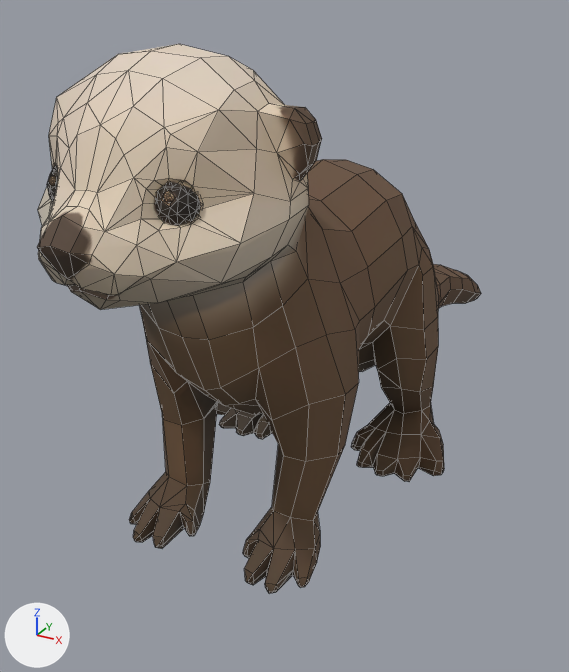
An edit to the FBX model Assets/ArtResource/Otter/SeaOtter/sea_otter.fbx, drawn before and after from the same camera.
Rendered twice from a 50 mm camera at (0.253, -0.494, 0.354) aimed at (-0.039, 0.036, 0.089). Lighting does not change. The marker at lower left points along +X, +Y and +Z. The older version comes first. Mesh edges are drawn as thin lines. Where no turn or scale is listed for an object, it has been applied to the vertices.

In view in the first picture: 'SeaOtter'.
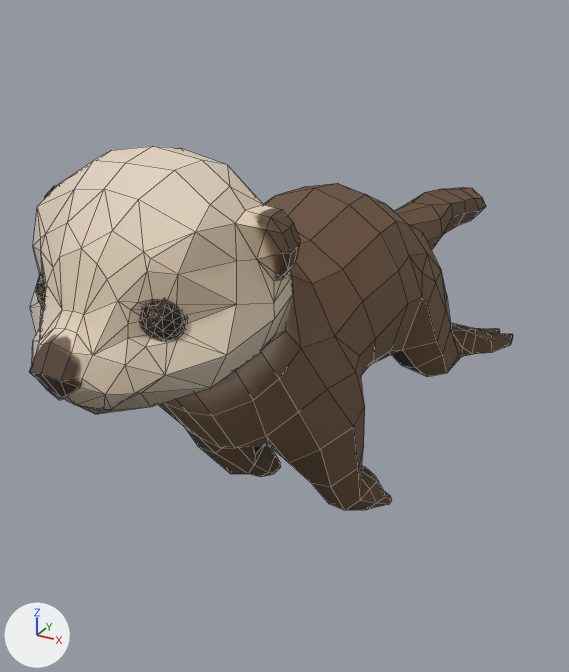
What differs and where, as boxes (x1, y1, x2, y2) in the pictures (569 x 672 px; the box of a moved part takes in the faces that stretch with it):
'SeaOtter', reshaped (9% wider, 34% shorter)
    before: (37, 44, 481, 594)
    after: (29, 146, 513, 510)
part 1 of me_seaotter, moved or reshaped
    before: (47, 165, 58, 201)
    after: (36, 274, 45, 309)
part 2 of me_seaotter, moved or reshaped
    before: (155, 182, 202, 225)
    after: (141, 301, 186, 340)
part 3 of me_seaotter, moved or reshaped
    before: (37, 44, 481, 594)
    after: (29, 146, 513, 510)

Patch to the scene script:
```diff
--- a/Assets/ArtResource/Otter/SeaOtter/sea_otter.fbx.py
+++ b/Assets/ArtResource/Otter/SeaOtter/sea_otter.fbx.py
@@ me_seaotter @@
 # used by ob_seaotter; location = (0.0, 0.0, 0.0)
-me_seaotter.from_pydata(...)  # 1137 vertices, 1730 faces; spans x -0.108..0.107, y -0.25..0.408, z 0.0..0.329
+me_seaotter.from_pydata(...)  # 1137 vertices, 1730 faces; spans x -0.112..0.112, y -0.265..0.442, z -0.026..0.282
+# me_seaotter part 1: the loose piece of 189 vertices spanning x -0.046..-0.019, y -0.21..-0.182, z 0.249..0.278 is turned 6 degrees about the x axis through its middle, then moved by (0.0, -0.017, -0.051)
+# me_seaotter part 2: the loose piece of 189 vertices spanning x 0.019..0.046, y -0.21..-0.182, z 0.249..0.277 is turned 6 degrees about the x axis through its middle, then moved by (0.0, -0.017, -0.051)
+# me_seaotter part 3: 759 of 1137 vertices moved; they spanned x -0.108..0.107, y -0.25..0.408, z 0.0..0.329 and now span x -0.112..0.112, y -0.265..0.442, z -0.026..0.282; mean shift (-0.001, 0.063, -0.009); largest move (0.061, 0.003, 0.005) -> (0.069, 0.239, 0.04)
 me_seaotter.materials.append(mat_seaotter)
```
